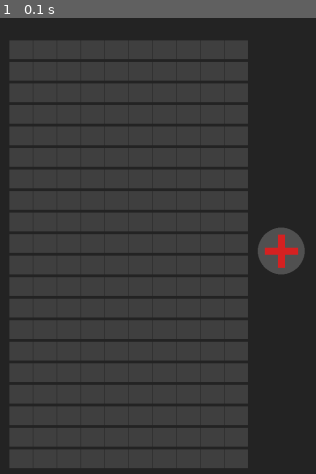
Above: before the commit, frame 1.
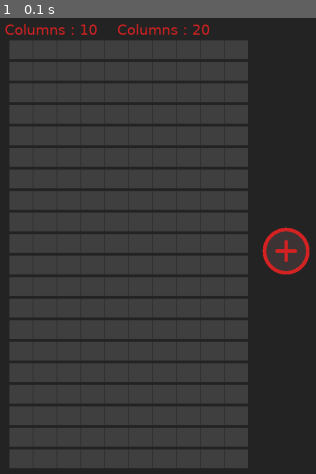
Above: after the commit, the same moment.

Repository: Irix0/Excel-like
Game: pygame game, started from code/main_ui.py
Two runs of this game, one before a commit and one after it. Both use one fixed random seed, a clock stepped at 60 frames per second and the inputs below.
Inputs:
- Up to frame 1 (0.1 s): no input

The runs differ from the first frame. In frame 1, 1.8% of the frame differs, in the area x 1-99%, y 1-57%.

Commit message:
Improvements

Diff:
--- a/code/main_ui.py
+++ b/code/main_ui.py
@@ -17,8 +17,7 @@
 columns = 10
 table = table(rows, columns)
 
-# Loop till true
-
+# Loop till false
 while running:
     # Set background
     window.fill("#252525")
@@ -30,13 +29,19 @@
 
     # ADD COLUMNS BUTTON
     plus = pygame.image.load('code/plus.png')
-    plus_cirlce = pygame.draw.circle(window, "#525252", (100+(columns * 50), 500), 50)
-    plus_vertical_line = pygame.draw.line(window, "#d72323", (65+(columns * 50), 500), (135+(columns * 50), 500), width=15)
-    plus_horizontal_line = pygame.draw.line(window, "#d72323", (100+(columns * 50), 500+35), (100+(columns * 50), 500-35), width=15)
+    plus = pygame.transform.scale(plus, (100, 100))
+    plus_cirlce = pygame.draw.circle(window, "#3e3636", (100 + (columns * 51), 500), 45)
+    window.blit(plus, (50+(columns * 51), 450))
 
+    # INFOS
+    columns_text = pygame.font.SysFont("Lucida Sans" , 30)
+    columns_text = columns_text.render("Columns : {}".format(columns), True, '#d72323', )
+    window.blit(columns_text, (10, 10))
+    rows_text = pygame.font.SysFont("Lucida Sans" , 30)
+    rows_text = rows_text.render("Columns : {}".format(rows), True, '#d72323', )
+    window.blit(rows_text, (250, 10))
+    pygame.display.flip()
 
-
-    pygame.display.flip()
 
     # If user close window :
     for event in pygame.event.get():
@@ -47,6 +52,10 @@
             # needs to be copied, there's some other options.
             window.blit(old_surface_saved, (0, 0))
             del old_surface_saved
+        elif event.type == pygame.MOUSEBUTTONDOWN:
+            if event.button == 1:
+                if plus_cirlce.collidepoint(event.pos):
+                    columns +=1
         elif event.type == pygame.QUIT:
             pygame.quit()
             running = False
